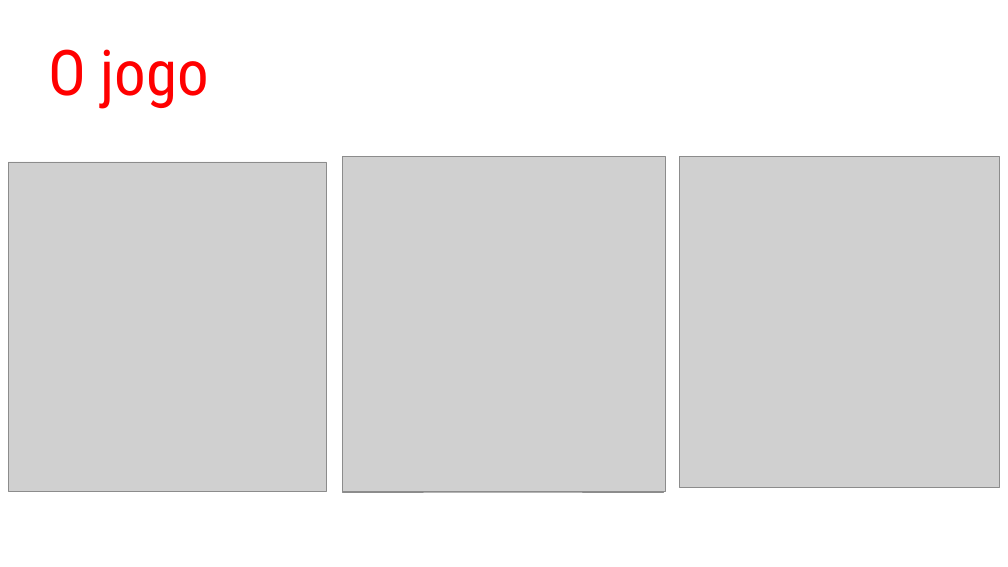
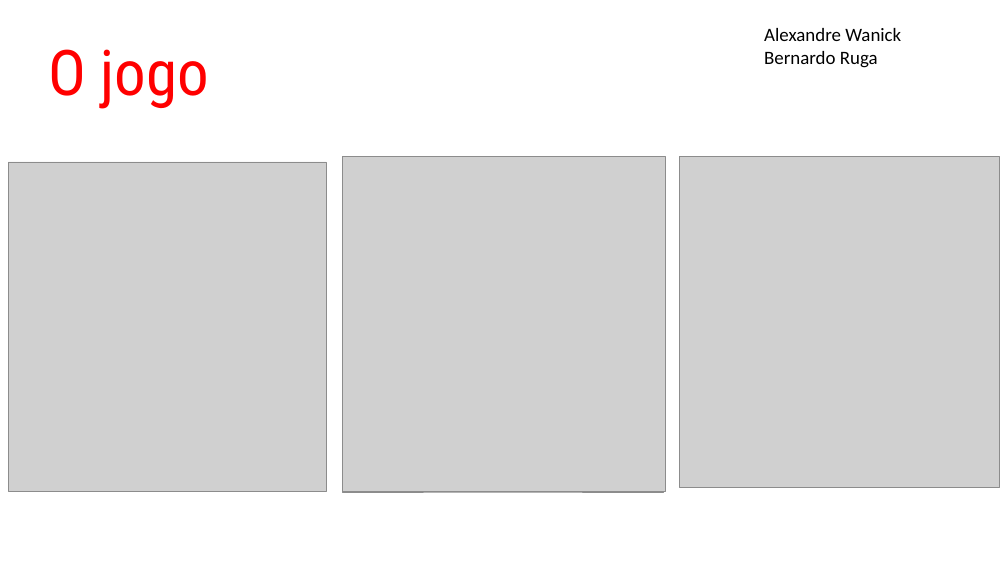
Before and after one commit to bernar40/Sistemas_Reativos, a slide deck: slide 2 of NIAB_Projeto_Final/NIAB.pptx. Drawn at 1008x567 pixels with LibreOffice and Linux fonts; fonts in the diff are those of the drawing; grey boxes stand for pictures. Boxes give left, top, right and bottom in pixels: in the first picture for what was removed or moved away, otherwise in the second. Text is boxed around its words. In the diff, an @@ line names an element or a change of style, - is before the commit and + after.

```diff
--- a/NIAB_Projeto_Final/NIAB.pptx
+++ b/NIAB_Projeto_Final/NIAB.pptx
@@ text added at (764, 28, 901, 68), 18 pt, text #000000 @@
+Alexandre Wanick
+Bernardo Ruga
```
Also in this commit, not shown: 2 other files.
